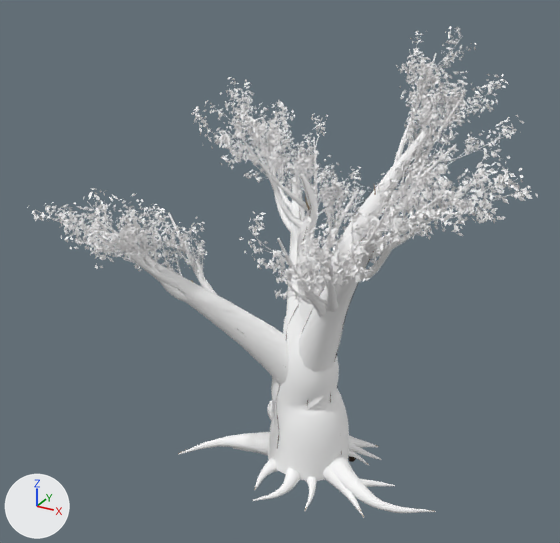
The glTF model assets/models/ancient_tree/variants/variant_02/ancient_tree_02_lod1.glb, before and after one commit.
The view is the same before and after, from a camera (50 mm lens) standing at (16.5, -33.4, 28.5) and looking at (-1.7, -0.3, 11.9). Every picture has the same lights, and +X, +Y and +Z are marked at lower left. The picture after the commit comes second. Vertices at exactly the same position are counted once.

In view in the first picture: 'AncientLeaves_LOD1', 'AncientTreeWood_LOD1', 'FineBranches_LOD1' and 1 more.
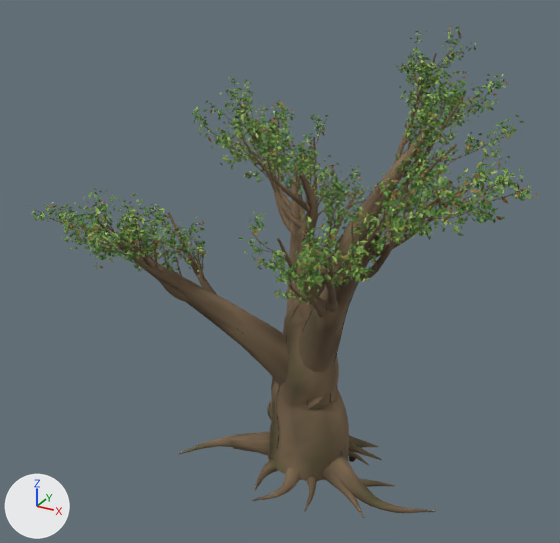
Boxes (x1, y1, x2, y2) around the edits, measured in the pictures (560 x 543 px):
'AncientTreeWood_LOD1', recoloured: (36, 37, 518, 518) in both
'AncientLeaves_LOD1', recoloured (darker): (27, 26, 538, 305) in both
'FineBranches_LOD1', recoloured: (37, 33, 523, 299) in both

The change, as a list of edits to the scene's bpy script:
```text
Change mat_ancientbark:
    where n0 = _N.new('ShaderNodeBsdfPrincipled'); n0.name = 'Principled BSDF'
    remove n0.inputs[0].default_value = (1.0, 1.0, 1.0, 1.0)  # 'Base Color', white #ffffff
    add n2 = _N.new('ShaderNodeVertexColor'); n2.name = 'Color Attribute'
    add _L.new(n2.outputs[0], n0.inputs[0])  # 'Color' to 'Base Color'
Change mat_leafforest:
    where n0 = _N.new('ShaderNodeBsdfPrincipled'); n0.name = 'Principled BSDF'
    remove n0.inputs[0].default_value = (1.0, 1.0, 1.0, 1.0)  # 'Base Color', white #ffffff
    add n2 = _N.new('ShaderNodeVertexColor'); n2.name = 'Color Attribute'
    add _L.new(n2.outputs[0], n0.inputs[0])  # 'Color' to 'Base Color'
Change mat_leafsage:
    where n0 = _N.new('ShaderNodeBsdfPrincipled'); n0.name = 'Principled BSDF'
    remove n0.inputs[0].default_value = (1.0, 1.0, 1.0, 1.0)  # 'Base Color', white #ffffff
    add n2 = _N.new('ShaderNodeVertexColor'); n2.name = 'Color Attribute'
    add _L.new(n2.outputs[0], n0.inputs[0])  # 'Color' to 'Base Color'
Change mat_leafsunlit:
    where n0 = _N.new('ShaderNodeBsdfPrincipled'); n0.name = 'Principled BSDF'
    remove n0.inputs[0].default_value = (1.0, 1.0, 1.0, 1.0)  # 'Base Color', white #ffffff
    add n2 = _N.new('ShaderNodeVertexColor'); n2.name = 'Color Attribute'
    add _L.new(n2.outputs[0], n0.inputs[0])  # 'Color' to 'Base Color'
Change mat_leafdry:
    where n0 = _N.new('ShaderNodeBsdfPrincipled'); n0.name = 'Principled BSDF'
    remove n0.inputs[0].default_value = (1.0, 1.0, 1.0, 1.0)  # 'Base Color', white #ffffff
    add n2 = _N.new('ShaderNodeVertexColor'); n2.name = 'Color Attribute'
    add _L.new(n2.outputs[0], n0.inputs[0])  # 'Color' to 'Base Color'
Change me_trunkcore_curve_001:
    where me_trunkcore_curve_001.from_pydata(...)  # 12038 vertices, 18542 faces; spans x -10.9..10.7, y -9.4..10.4, z -0.1..23.3
    used by ob_ancienttreewood_lod1; location = (0.0, 0.0, 0.0)
    me_trunkcore_curve_001 part 1: vertex colours changed
Change me_ancientleaves_mesh_001:
    where me_ancientleaves_mesh_001.from_pydata(...)  # 40489 vertices, 22878 faces; spans x -11.3..11.5, y -10.0..10.8, z 11.0..23.8
    used by ob_ancientleaves_lod1; location = (0.0, 0.0, 0.0)
    me_ancientleaves_mesh_001 part 2: vertex colours changed
```
